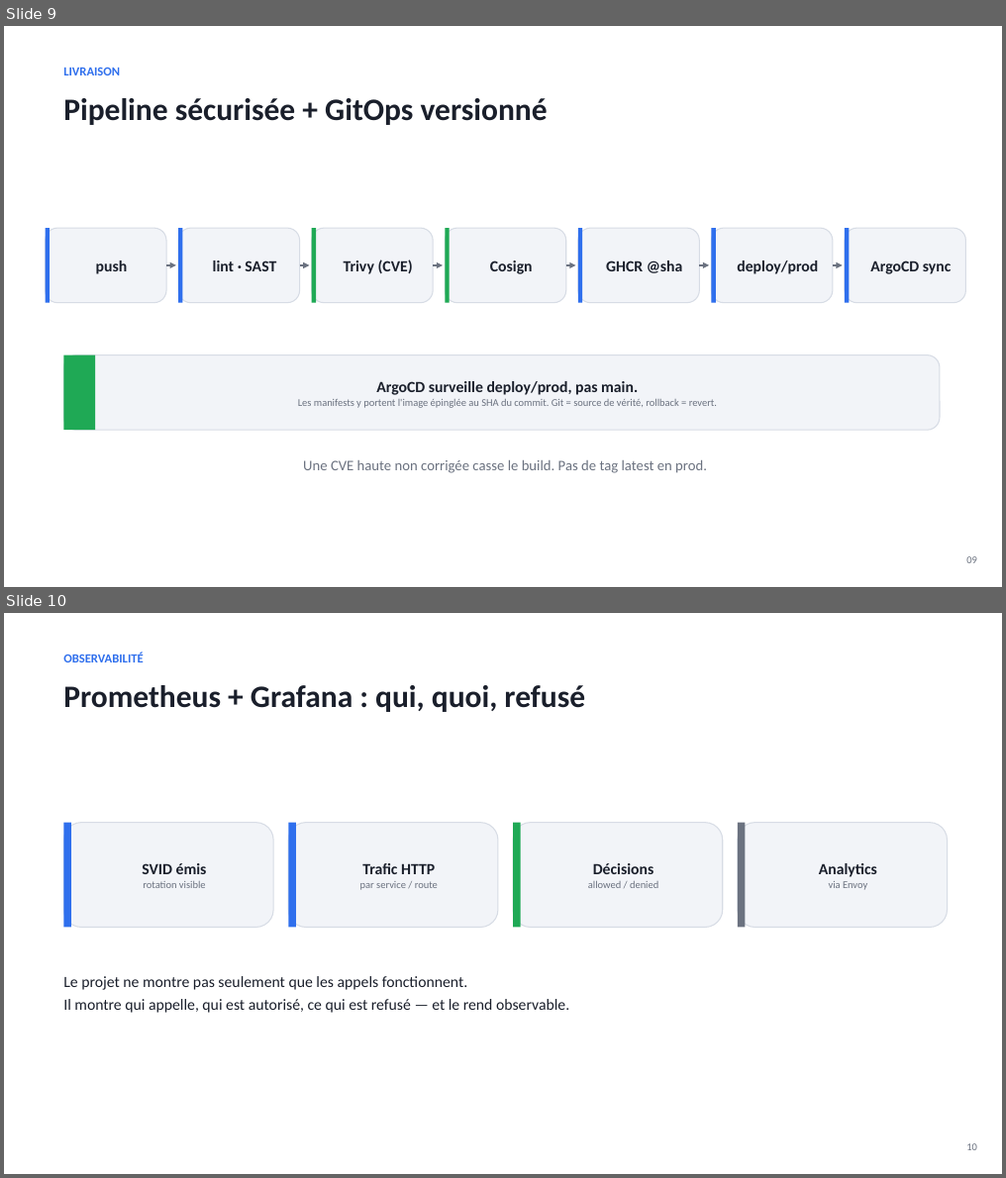
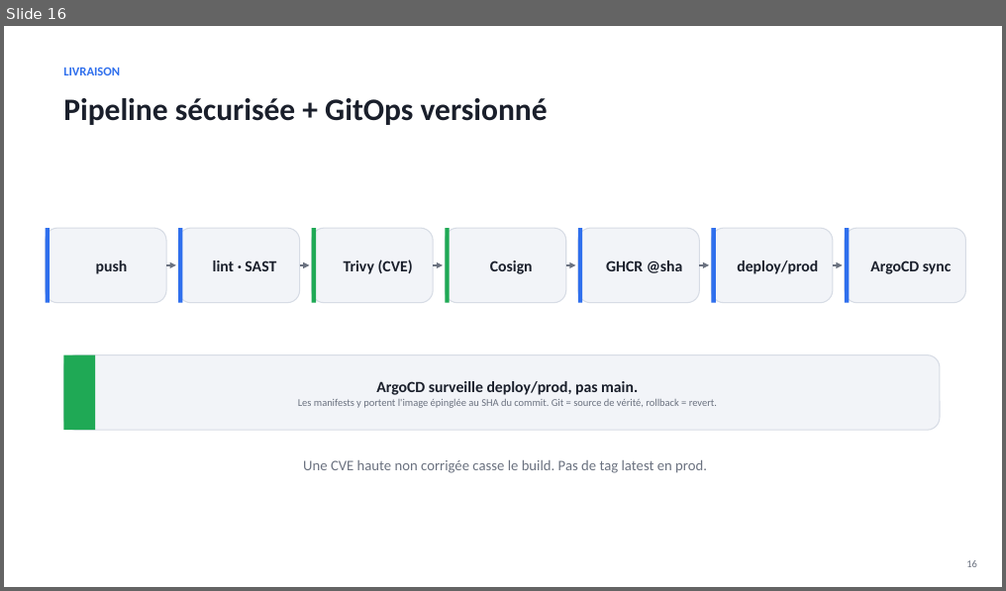
Before and after one commit to Sipixer/SPIRE-DevSecOps, a slide deck: slides/SPIRE-Zero-Trust.pptx. Shown one above the other, each under a label of ours: slides 9 and 10 before the commit, slide 16 after it. The pictures are 1006x1178 and 1006x591 pixels, drawn with LibreOffice and Linux fonts; fonts in the diff are those of the drawing. Boxes give left, top, right and bottom in pixels: in the first picture for what was removed or moved away, otherwise in the second. Text is boxed around its words. In the diff, an @@ line names an element or a change of style, - is before the commit and + after.

Commit message:
slides: deck réécrit en narratif d'évolution v1 -> v2
- 11 -> 17 slides. Fil rouge : le zero-trust (2 principes) porté
  différemment par les 2 versions.
- V1 (SPIRE manuel) : identité SVID, mTLS+policy en code, Envoy manuel,
  puis une slide 'limites' (charnière).
- V2 (Istio) : bascule (l'app -> le mesh), AuthorizationPolicy déclaratives,
  le 403 démontré, Kiali observable.
- slide comparaison v1 vs v2 (identité/mTLS/autz/observabilité).
- slide accès zero-trust : JIT SSH + Cloudflare Tunnel/Access.
- infra à jour (Istio au lieu de SPIRE dans les slides plateforme/CI).

```diff
--- a/slides/SPIRE-Zero-Trust.pptx
+++ b/slides/SPIRE-Zero-Trust.pptx
@@ slide 10 removed at bbox=[4, 613, 1002, 1174], background #FFFFFF @@
@@ text removed at bbox=[63, 652, 143, 663] @@
-OBSERVABILITÉ
@@ text removed at bbox=[63, 685, 585, 712] @@
-Prometheus + Grafana : qui, quoi, refusé
@@ rounded rectangle removed at bbox=[63, 823, 273, 928] @@
-SVID émis
-rotation visible
@@ rectangle removed at bbox=[63, 823, 71, 928] @@
@@ rounded rectangle removed at bbox=[288, 823, 498, 928] @@
-Trafic HTTP
-par service / route
@@ rectangle removed at bbox=[288, 823, 296, 928] @@
@@ rounded rectangle removed at bbox=[513, 823, 723, 928] @@
-Décisions
-allowed / denied
@@ rectangle removed at bbox=[513, 823, 521, 928] @@
@@ rounded rectangle removed at bbox=[738, 823, 947, 928] @@
-Analytics
-via Envoy
@@ rectangle removed at bbox=[738, 823, 746, 928] @@
@@ text removed at bbox=[63, 976, 569, 1013] @@
-Le projet ne montre pas seulement que les appels fonctionnent.
-Il montre qui appelle, qui est autorisé, ce qui est refusé — et le rend observable.
@@ text removed at bbox=[966, 1144, 977, 1151] @@
-10
@@ what was slide 9 is now slide 16 @@
@@ slide 16 changed as well @@
@@ text at bbox=[966, 561, 977, 568]: text changed @@
-09
+16
```
Also in this commit, not shown: 7 other slides changed, 9 slides added, 2 other slides removed, 1 other file.
